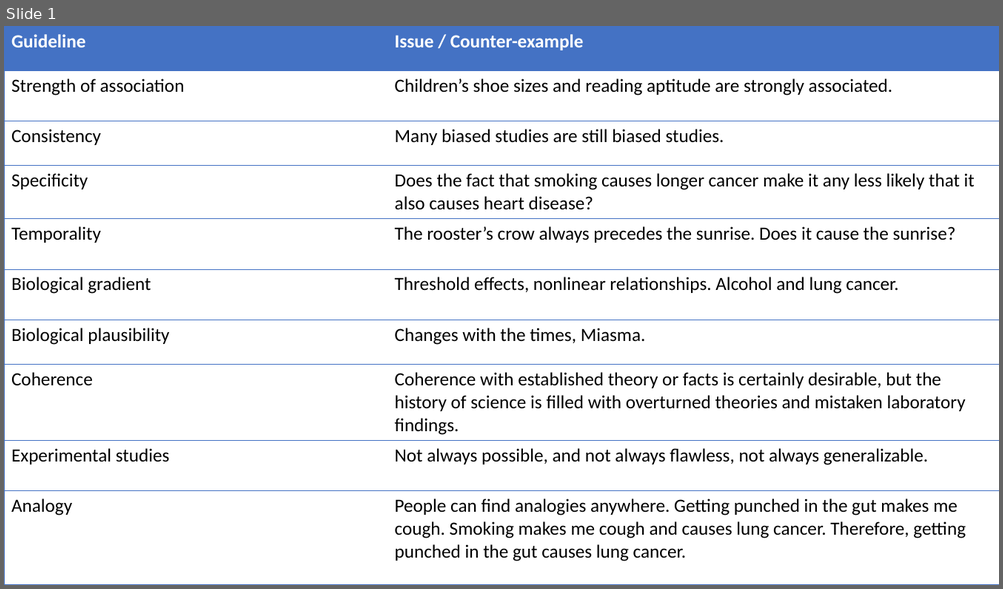
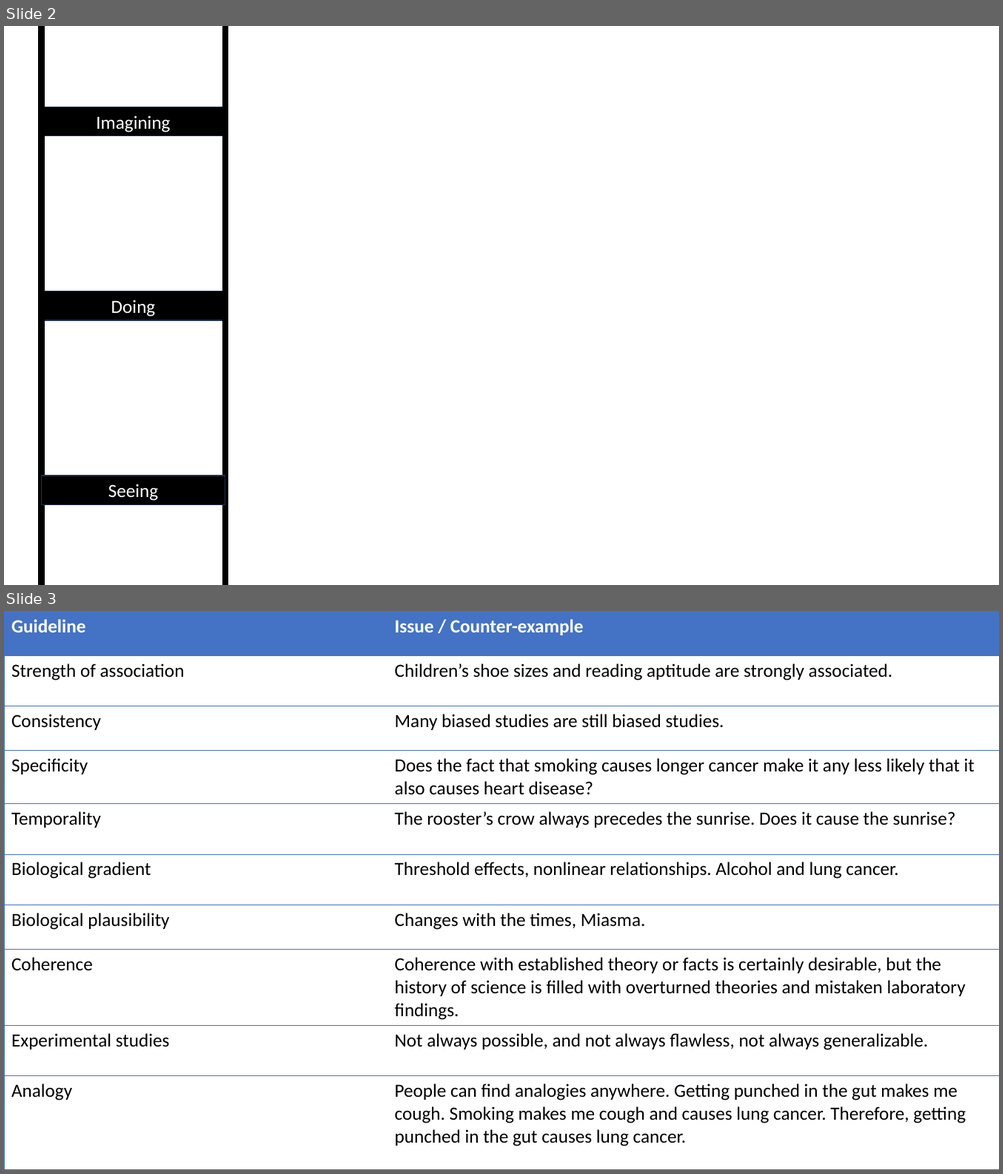
Before and after one commit to brad-cannell/r4epi, a slide deck: img/12_causal_inference/01_intro_causal_inference/introduction_to_causal_inference.pptx. Shown one above the other, each under a label of ours: slide 1 before the commit, slides 2 and 3 after it. The pictures are 1003x589 and 1003x1174 pixels, drawn with LibreOffice and Linux fonts; fonts in the diff are those of the drawing. Boxes give left, top, right and bottom in pixels: in the first picture for what was removed or moved away, otherwise in the second. Text is boxed around its words. In the diff, an @@ line names an element or a change of style, - is before the commit and + after.

```diff
--- a/img/12_causal_inference/01_intro_causal_inference/introduction_to_causal_inference.pptx
+++ b/img/12_causal_inference/01_intro_causal_inference/introduction_to_causal_inference.pptx
@@ slide 2 added at bbox=[4, 26, 999, 585], background #FFFFFF @@
@@ line added from (41, 26) to (41, 585), #000000 6 pt @@
@@ line added from (225, 26) to (225, 585), #000000 6 pt @@
@@ rectangle added at bbox=[41, 107, 225, 136], fill #000000, outline #1E3256 1 pt, 18 pt, text #FFFFFF @@
+Imagining
@@ rectangle added at bbox=[41, 292, 225, 321], fill #000000, outline #1E3256 1 pt, 18 pt, text #FFFFFF @@
+Doing
@@ rectangle added at bbox=[41, 476, 225, 505], fill #000000, outline #1E3256 1 pt, 18 pt, text #FFFFFF @@
+Seeing
@@ what was slide 1 is now slide 3 @@
```
Also in this commit, not shown: 1 other slide added, 4 other files.
